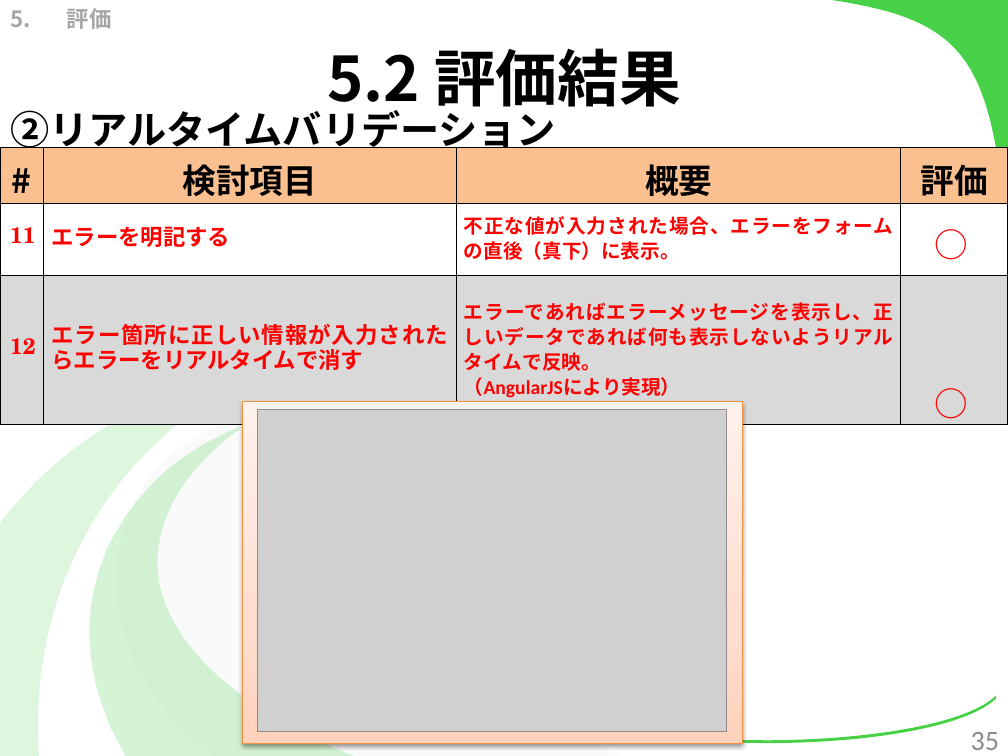
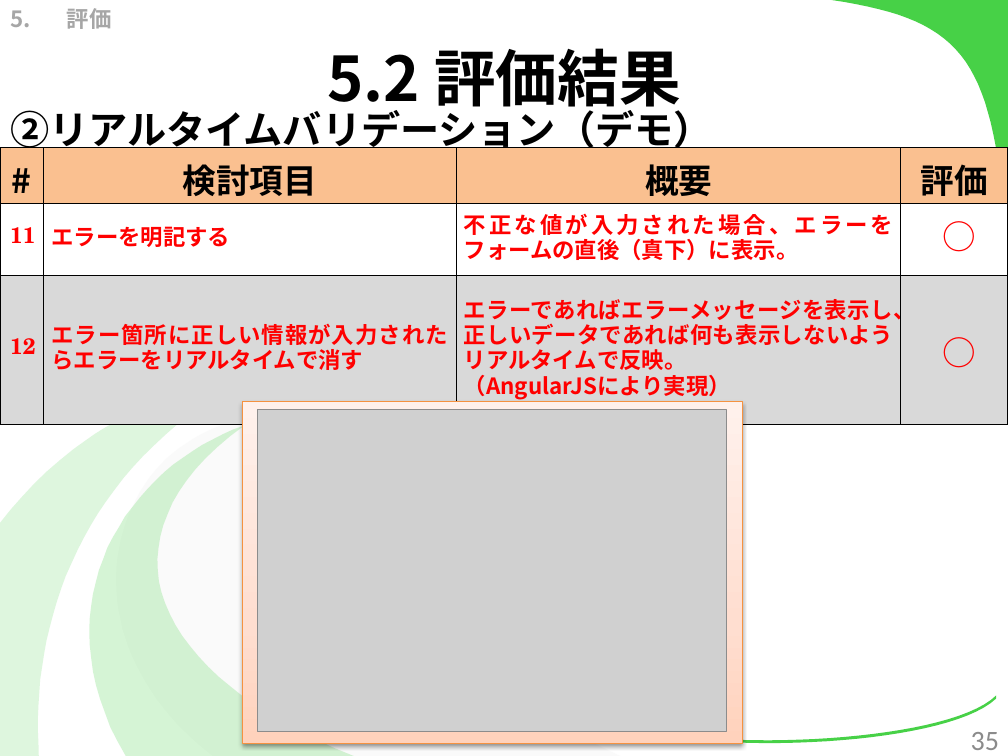
Before and after one commit to kotaro0717/Report-Management, a slide deck: slide 35 of 1.中間報告/3.発表資料/report_hokada.pptx. Drawn at 1008x756 pixels with LibreOffice and Linux fonts; fonts in the diff are those of the drawing; grey boxes stand for pictures. Boxes give left, top, right and bottom in pixels: in the first picture for what was removed or moved away, otherwise in the second. Text is boxed around its words. In the diff, an @@ line names an element or a change of style, - is before the commit and + after.

```diff
--- a/1.中間報告/3.発表資料/report_hokada.pptx
+++ b/1.中間報告/3.発表資料/report_hokada.pptx
@@ text at [10, 104, 713, 155]: text changed @@
-②リアルタイムバリデーション
+②リアルタイムバリデーション（デモ）
@@ table at [0, 148, 1007, 425] @@
@@ size 14 to 16 pt, font Calibri to Noto Sans CJK JP in "不正な値が入力された場合、エラーをフォームの直後（真下）に表示。", "エラーであればエラーメッセージを表示し、正しいデータであれば何も表示しないようリアルタイムで反映。", "（AngularJSにより実現）" @@
@@ text "○": place and size @@
-text "○" at [924, 220, 980, 270]
+text "○" at [932, 212, 988, 262]
@@ text "○": place and size @@
-text "○" at [924, 378, 980, 428]
+text "○" at [932, 328, 988, 378]
```
Also in this commit, not shown: 23 other slides changed, 3 slides added.
